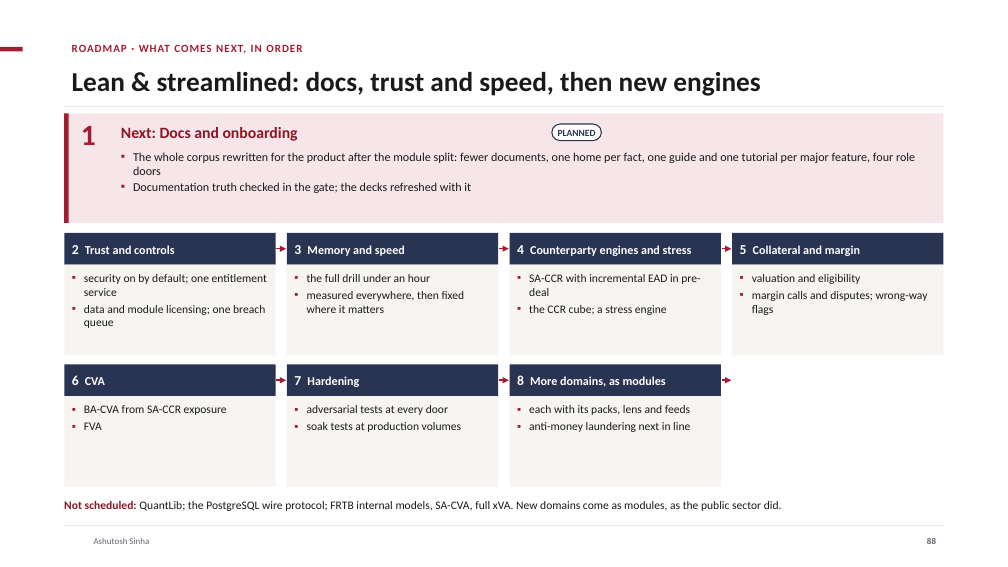
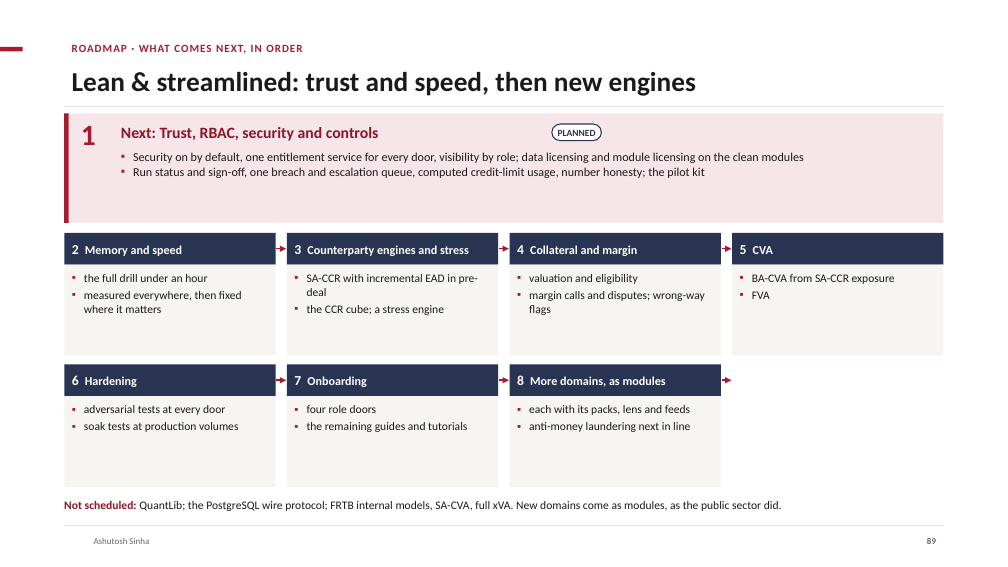
Before and after one commit to ajsinha/drishti, a slide deck: slide 89 of docs/publications/Drishti-VaR-Engine.pptx (slide 88 before the commit). Drawn at 1008x567 pixels with LibreOffice and Linux fonts; fonts in the diff are those of the drawing; background and template pictures are left out. Boxes give left, top, right and bottom in pixels: in the first picture for what was removed or moved away, otherwise in the second. Text is boxed around its words. In the diff, an @@ line names an element or a change of style, - is before the commit and + after.

```diff
--- a/docs/publications/Drishti-VaR-Engine.pptx
+++ b/docs/publications/Drishti-VaR-Engine.pptx
@@ title at (72, 72, 696, 96): text changed @@
-Lean & streamlined: docs, trust and speed, then new engines
+Lean & streamlined: trust and speed, then new engines
@@ text at (121, 127, 379, 141): text changed @@
-Next: Docs and onboarding
+Next: Trust, RBAC, security and controls
@@ text at (133, 152, 804, 178): text changed @@
-▪ The whole corpus rewritten for the product after the module split: fewer documents, one home per fact, one guide and one tutorial per major feature, four role doors
-▪ Documentation truth checked in the gate; the decks refreshed with it
+▪ Security on by default, one entitlement service for every door, visibility by role; data licensing and module licensing on the clean modules
+▪ Run status and sign-off, one breach and escalation queue, computed credit-limit usage, number honesty; the pilot kit
@@ text at (72, 245, 182, 256): text changed @@
-2 Trust and controls
+2 Memory and speed
@@ text at (294, 245, 469, 256): text changed @@
-3 Memory and speed
+3 Counterparty engines and stress
@@ text at (517, 245, 637, 256): text changed @@
-4 Counterparty engines and stress
+4 Collateral and margin
@@ text at (740, 245, 773, 254): text changed @@
-5 Collateral and margin
+5 CVA
@@ text at (84, 274, 242, 313): text changed @@
-▪ security on by default; one entitlement service
-▪ data and module licensing; one breach queue
+▪ the full drill under an hour
+▪ measured everywhere, then fixed where it matters
@@ text at (307, 274, 478, 315): text changed @@
-▪ the full drill under an hour
-▪ measured everywhere, then fixed where it matters
+▪ SA-CCR with incremental EAD in pre-deal
+▪ the CCR cube; a stress engine
@@ text at (529, 274, 705, 315): text changed @@
-▪ SA-CCR with incremental EAD in pre-deal
-▪ the CCR cube; a stress engine
+▪ valuation and eligibility
+▪ margin calls and disputes; wrong-way flags
@@ text at (752, 274, 895, 299): text changed @@
-▪ valuation and eligibility
-▪ margin calls and disputes; wrong-way flags
+▪ BA-CVA from SA-CCR exposure
+▪ FVA
@@ text at (72, 375, 137, 387): text changed @@
-6 CVA
+6 Hardening
@@ text at (294, 376, 366, 387): text changed @@
-7 Hardening
+7 Onboarding
@@ text at (84, 405, 238, 432): text changed @@
-▪ BA-CVA from SA-CCR exposure
-▪ FVA
+▪ adversarial tests at every door
+▪ soak tests at production volumes
@@ text at (307, 405, 467, 432): text changed @@
-▪ adversarial tests at every door
-▪ soak tests at production volumes
+▪ four role doors
+▪ the remaining guides and tutorials
```
Also in this commit, not shown: 5 other slides changed, 1 slide added, 3 other files.
